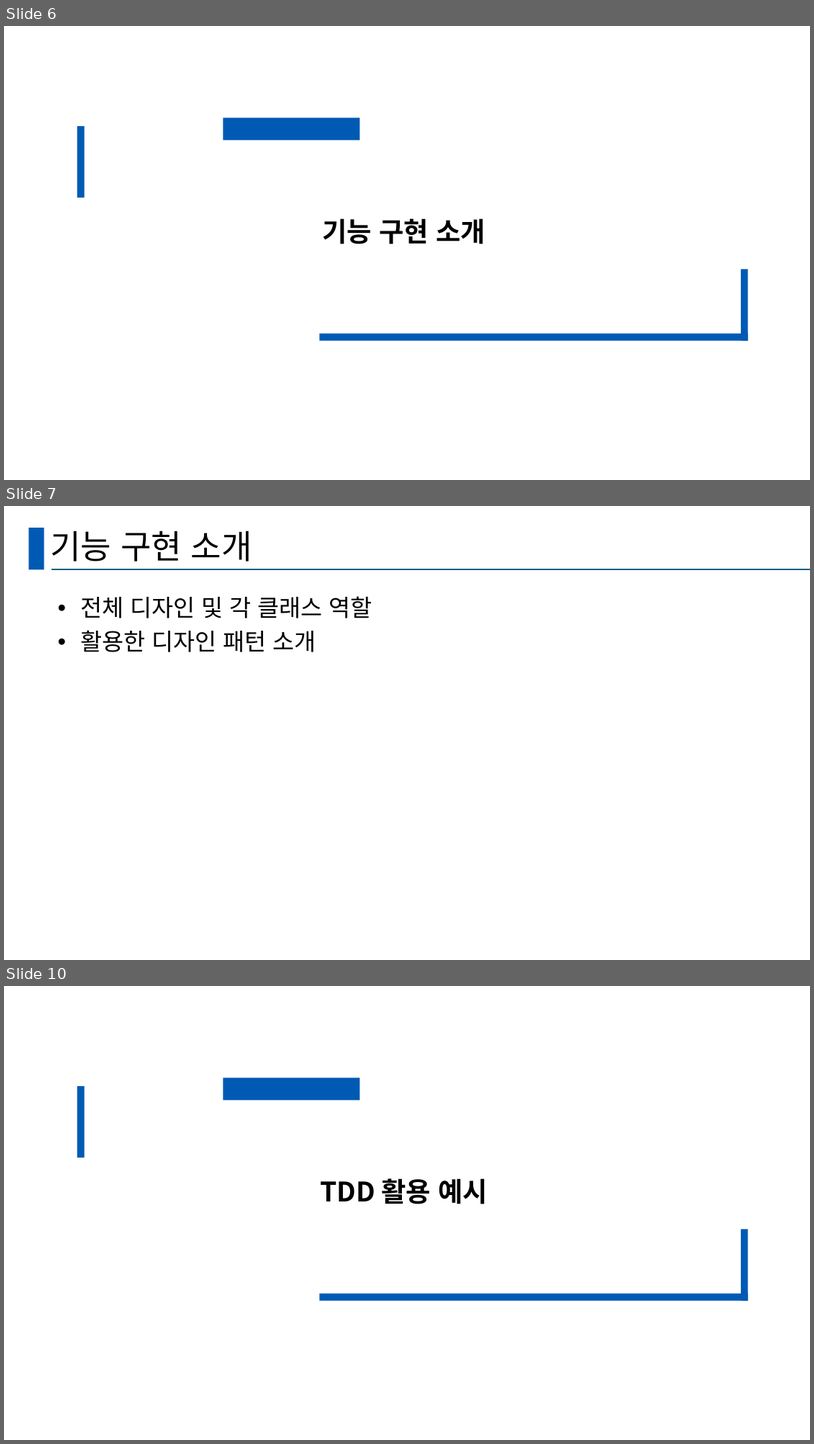
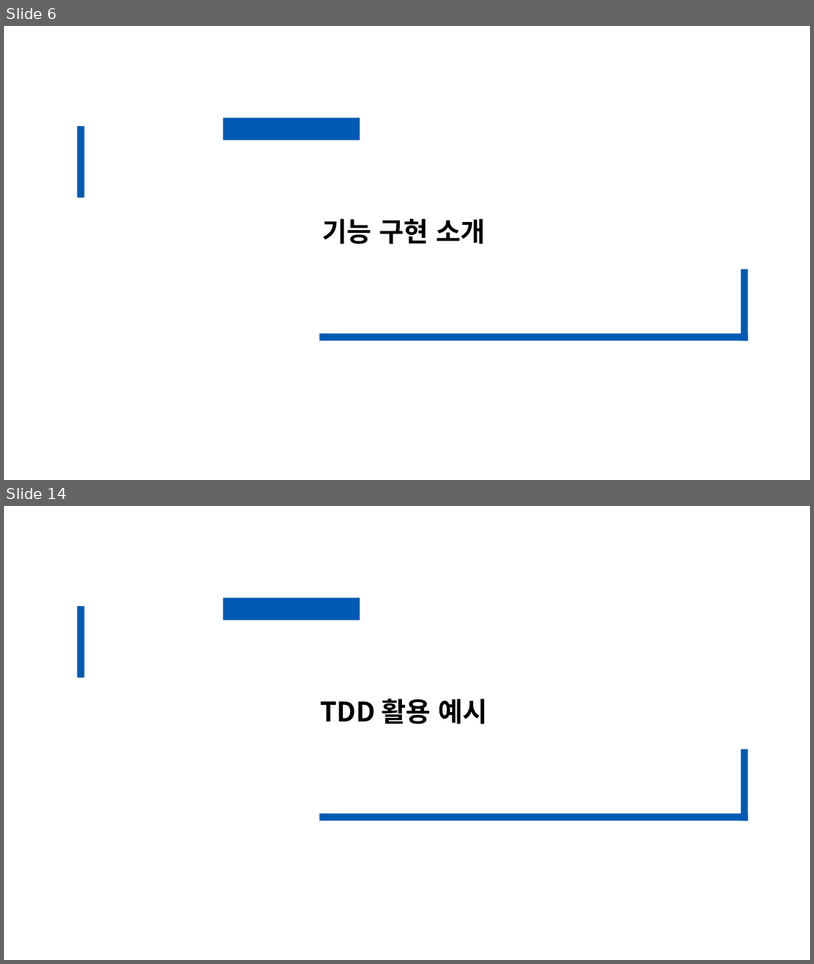
Before and after one commit to hy-ra-na/presentation_Americano, a slide deck: 발표양식.pptx. Shown one above the other, each under a label of ours: slides 6, 7 and 10 before the commit, slides 6 and 14 after it; the slides between them are not shown. The pictures are 814x1444 and 814x964 pixels, drawn with LibreOffice and Linux fonts; fonts in the diff are those of the drawing. Boxes give left, top, right and bottom in pixels: in the first picture for what was removed or moved away, otherwise in the second. Text is boxed around its words. In the diff, an @@ line names an element or a change of style, - is before the commit and + after.

```diff
--- a/발표양식.pptx
+++ b/발표양식.pptx
@@ slide 7 removed at <box>4,506,810,960</box>, background #FFFFFF @@
@@ rectangle removed at <box>28,528,44,569</box> @@
@@ title removed at <box>50,530,252,561</box> @@
-기능 구현 소개
@@ line removed from (52, 569) to (810, 569) @@
@@ text removed at <box>80,596,373,652</box> @@
-• 전체 디자인 및 각 클래스 역할
-• 활용한 디자인 패턴 소개
@@ what was slide 10 is now slide 14 @@
```
Also in this commit, not shown: 2 slides changed, 9 slides added, 2 other slides removed.
